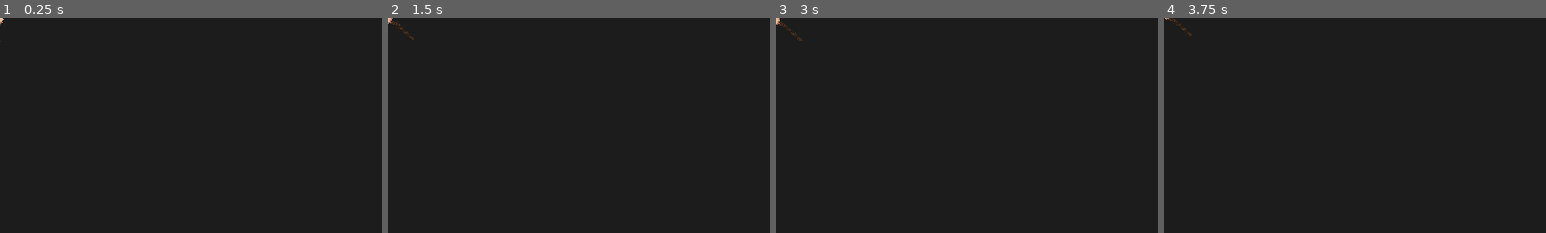
Above: before the commit, frames 1-4 (left to right).
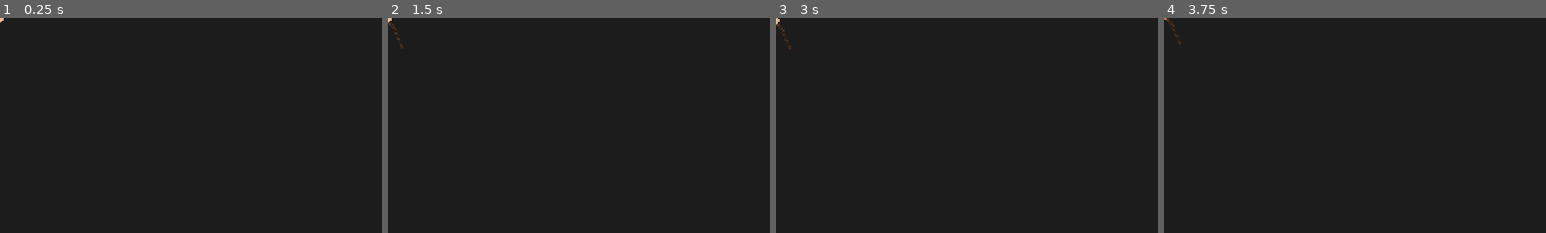
Above: after the commit, the same moments.

Repository: PbssSoftware/Core_Bound
Game: Godot game, scene res://Scenes/Body_parts/magic_weapons/emerald_staff.tscn
The game is run twice, just before and just after one commit, with the same random seed, the same clock (stepped at 60 frames per second) and the same inputs. This scene is started directly instead of the project's main scene. Sound files missing from this copy of the repository are replaced by a short silence.
Inputs (mouse positions are % of the whole screen's width and height, from its top left):
- Up to frame 1 (0.25 s): no input
- Up to frame 2 (1.5 s): tap Enter at 0.5 s; move the mouse to (72, 45) at 0.52 s; hold A (A_KEY) 0.53-1.25 s; click (72, 45) at 0.67 s; tap D (D_KEY) at 0.8 s; tap Space at 1.25 s; drag from (30, 55) to (45, 70) at 1.27 s
- Up to frame 3 (3 s): tap Enter at 2 s; move the mouse to (60, 28) at 2.02 s; hold F (F_KEY) 2.03-2.75 s; click (60, 28) at 2.17 s; tap S (S_KEY) at 2.3 s; tap Space at 2.75 s; drag from (45, 70) to (20, 35) at 2.77 s
- Up to frame 4 (3.75 s): tap Enter at 3.5 s; move the mouse to (80, 65) at 3.52 s; hold W (W_KEY) from 3.53 s (still down); click (80, 65) at 3.67 s
The pictures show only the part of the screen within x 0-50%, y 0-50%; the shares and areas given below are measured in that part.

The runs differ from the first frame. In frame 1, less than 0.1% of the frame differs, in the area x 0-1%, y 0-12%; in frame 2, 0.1%, in the area x 0-7%, y 0-15%; in frame 3, 0.1%; in frame 4, 0.1%.

Commit message:
new weapon attack and bug fixes
managed a better way to make fluid animations for both arms using a pivot technique to make weapon hits and several other bugs from game UI conflicting with eachother and animation fixes, also made the attack for the beginner melee rusty knife

Diff:
--- a/Scenes/Body_parts/magic_weapons/emerald_staff.tscn
+++ b/Scenes/Body_parts/magic_weapons/emerald_staff.tscn
@@ -11,7 +11,7 @@
 script = ExtResource("2_eoavr")
 skill_speed = 200
 skill_cooldown = 1.0
-skill_dmg = 2.0
+skill_dmg = 200.0
 skill_hp = 0
 skill_knockback = 0.0
 skill_level = 1
@@ -183,7 +183,7 @@
 tracks/0/type = "value"
 tracks/0/imported = false
 tracks/0/enabled = true
-tracks/0/path = NodePath("weapon_sprite:position")
+tracks/0/path = NodePath("pivot/weapon_sprite:position")
 tracks/0/interp = 1
 tracks/0/loop_wrap = true
 tracks/0/keys = {
@@ -195,7 +195,7 @@
 tracks/1/type = "value"
 tracks/1/imported = false
 tracks/1/enabled = true
-tracks/1/path = NodePath("weapon_sprite/glow_detail:visible")
+tracks/1/path = NodePath("pivot/weapon_sprite/glow_detail:visible")
 tracks/1/interp = 1
 tracks/1/loop_wrap = true
 tracks/1/keys = {
@@ -207,7 +207,7 @@
 tracks/2/type = "value"
 tracks/2/imported = false
 tracks/2/enabled = true
-tracks/2/path = NodePath("weapon_sprite/GPUParticles2D:emitting")
+tracks/2/path = NodePath("pivot/weapon_sprite/GPUParticles2D:emitting")
 tracks/2/interp = 1
 tracks/2/loop_wrap = true
 tracks/2/keys = {
@@ -219,7 +219,7 @@
 tracks/3/type = "value"
 tracks/3/imported = false
 tracks/3/enabled = true
-tracks/3/path = NodePath("weapon_sprite/glow_detail:self_modulate")
+tracks/3/path = NodePath("pivot/weapon_sprite/glow_detail:self_modulate")
 tracks/3/interp = 1
 tracks/3/loop_wrap = true
 tracks/3/keys = {
@@ -234,7 +234,7 @@
 tracks/0/type = "value"
 tracks/0/imported = false
 tracks/0/enabled = true
-tracks/0/path = NodePath("weapon_sprite:position")
+tracks/0/path = NodePath("pivot/weapon_sprite:position")
 tracks/0/interp = 1
 tracks/0/loop_wrap = true
 tracks/0/keys = {
@@ -246,7 +246,7 @@
 tracks/1/type = "value"
 tracks/1/imported = false
 tracks/1/enabled = true
-tracks/1/path = NodePath("weapon_sprite/glow_detail:visible")
+tracks/1/path = NodePath("pivot/weapon_sprite/glow_detail:visible")
 tracks/1/interp = 1
 tracks/1/loop_wrap = true
 tracks/1/keys = {
@@ -258,7 +258,7 @@
 tracks/2/type = "value"
 tracks/2/imported = false
 tracks/2/enabled = true
-tracks/2/path = NodePath("weapon_sprite/GPUParticles2D:emitting")
+tracks/2/path = NodePath("pivot/weapon_sprite/GPUParticles2D:emitting")
 tracks/2/interp = 1
 tracks/2/loop_wrap = true
 tracks/2/keys = {
@@ -270,7 +270,7 @@
 tracks/3/type = "value"
 tracks/3/imported = false
 tracks/3/enabled = true
-tracks/3/path = NodePath("weapon_sprite/glow_detail:self_modulate")
+tracks/3/path = NodePath("pivot/weapon_sprite/glow_detail:self_modulate")
 tracks/3/interp = 1
 tracks/3/loop_wrap = true
 tracks/3/keys = {
@@ -306,22 +306,23 @@
 core_scaling_type = "mage_core"
 attack_scene = ExtResource("2_cbh1a")
 
-[node name="weapon_sprite" type="Sprite2D" parent="."]
+[node name="pivot" type="Marker2D" parent="."]
+
+[node name="weapon_sprite" type="Sprite2D" parent="pivot"]
 z_index = -3
-rotation = -0.436332
 scale = Vector2(3, 3)
 texture = ExtResource("2_he6i1")
 
-[node name="hand_sprite" type="Sprite2D" parent="weapon_sprite"]
+[node name="hand_sprite" type="Sprite2D" parent="pivot/weapon_sprite"]
 scale = Vector2(0.8, 0.8)
 texture = ExtResource("3_ldigu")
 
-[node name="glow_detail" type="Sprite2D" parent="weapon_sprite"]
+[node name="glow_detail" type="Sprite2D" parent="pivot/weapon_sprite"]
 visible = false
-position = Vector2(5.502, -16.482)
+position = Vector2(5.5, -16.5)
 texture = ExtResource("4_7fy01")
 
-[node name="GPUParticles2D" type="GPUParticles2D" parent="weapon_sprite"]
+[node name="GPUParticles2D" type="GPUParticles2D" parent="pivot/weapon_sprite"]
 material = SubResource("CanvasItemMaterial_j5y2l")
 position = Vector2(5.33333, -16.3333)
 rotation = 0.459022
@@ -330,12 +331,12 @@
 process_material = SubResource("ParticleProcessMaterial_xtk2b")
 local_coords = true
 
-[node name="skill_spwn_loc" type="Marker2D" parent="weapon_sprite"]
+[node name="skill_spwn_loc" type="Marker2D" parent="pivot/weapon_sprite"]
 unique_name_in_owner = true
 position = Vector2(5.33333, -16.3333)
 scale = Vector2(0.333333, 0.333333)
 
-[node name="walk_anim" type="AnimationPlayer" parent="weapon_sprite"]
+[node name="walk_anim" type="AnimationPlayer" parent="pivot/weapon_sprite"]
 libraries = {
 "": SubResource("AnimationLibrary_vje3n")
 }
--- a/Scenes/Body_parts/melee_weapons/rusty_knife.tscn
+++ b/Scenes/Body_parts/melee_weapons/rusty_knife.tscn
@@ -1,13 +1,202 @@
-[gd_scene load_steps=2 format=3 uid="uid://cmbcn26w80fj4"]
+[gd_scene load_steps=15 format=3 uid="uid://cmbcn26w80fj4"]
 
 [ext_resource type="Script" path="res://Scripts/weapons_script/rusty_knife.gd" id="1_eehcg"]
+[ext_resource type="Script" path="res://Resources/Scripts/Body_part_upgrade.gd" id="2_spggr"]
+[ext_resource type="Texture2D" uid="uid://bkih3tsf85apm" path="res://Sprites/Body_parts_anims/weapons/melee_weapons/rusty_knife.png" id="2_y74x4"]
+[ext_resource type="Texture2D" uid="uid://57hukcpmwi1s" path="res://Sprites/Body_parts_anims/hands/l_hand.png" id="3_irwy2"]
+
+[sub_resource type="Resource" id="Resource_m5rle"]
+script = ExtResource("2_spggr")
+skill_speed = 100
+skill_cooldown = 1.0
+skill_dmg = 999.0
+skill_hp = 0
+skill_knockback = 0.0
+skill_level = 1
+hp_modifier = 0
+defense_modifier = 0
+skill_crit_chance = 0.5
+speed_modifier = 0
+
+[sub_resource type="RectangleShape2D" id="RectangleShape2D_jcyty"]
+size = Vector2(6.33333, 24.6667)
+
+[sub_resource type="Animation" id="Animation_m3dow"]
+resource_name = "idle"
+length = 1.5
+tracks/0/type = "value"
+tracks/0/imported = false
+tracks/0/enabled = true
+tracks/0/path = NodePath(".:position")
+tracks/0/interp = 1
+tracks/0/loop_wrap = true
+tracks/0/keys = {
+"times": PackedFloat32Array(0, 0.8, 1.5),
+"transitions": PackedFloat32Array(-0.5, -0.5, 1),
+"update": 0,
+"values": [Vector2(0, 0), Vector2(0, 10), Vector2(0, 0)]
+}
+
+[sub_resource type="Animation" id="Animation_q25yg"]
+resource_name = "run"
+length = 0.8
+tracks/0/type = "value"
+tracks/0/imported = false
+tracks/0/enabled = true
+tracks/0/path = NodePath(".:position")
+tracks/0/interp = 1
+tracks/0/loop_wrap = true
+tracks/0/keys = {
+"times": PackedFloat32Array(0, 0.2, 0.4, 0.6, 0.8),
+"transitions": PackedFloat32Array(-0.5, -0.5, -0.5, -0.5, 1),
+"update": 0,
+"values": [Vector2(0, 0), Vector2(5, -5), Vector2(0, 0), Vector2(-5, -5), Vector2(0, 0)]
+}
+
+[sub_resource type="AnimationLibrary" id="AnimationLibrary_yp4ek"]
+_data = {
+"idle": SubResource("Animation_m3dow"),
+"run": SubResource("Animation_q25yg")
+}
+
+[sub_resource type="CircleShape2D" id="CircleShape2D_sor7d"]
+radius = 299.167
+
+[sub_resource type="Animation" id="Animation_4jut0"]
+resource_name = "attack"
+tracks/0/type = "value"
+tracks/0/imported = false
+tracks/0/enabled = true
+tracks/0/path = NodePath("pivot/weapon_sprite:position")
+tracks/0/interp = 1
+tracks/0/loop_wrap = true
+tracks/0/keys = {
+"times": PackedFloat32Array(0, 0.1, 0.2, 0.9),
+"transitions": PackedFloat32Array(0.5, 2, 0.5, 1),
+"update": 0,
+"values": [Vector2(0, 0), Vector2(-12, 0), Vector2(120, 0), Vector2(0, 0)]
+}
+tracks/1/type = "method"
+tracks/1/imported = false
+tracks/1/enabled = true
+tracks/1/path = NodePath(".")
+tracks/1/interp = 1
+tracks/1/loop_wrap = true
+tracks/1/keys = {
+"times": PackedFloat32Array(0),
+"transitions": PackedFloat32Array(1),
+"values": [{
+"args": [],
+"method": &"knife_stab"
+}]
+}
+tracks/2/type = "value"
+tracks/2/imported = false
+tracks/2/enabled = true
+tracks/2/path = NodePath("pivot/weapon_sprite:rotation")
+tracks/2/interp = 1
+tracks/2/loop_wrap = true
+tracks/2/keys = {
+"times": PackedFloat32Array(0, 0.1, 0.9, 1),
+"transitions": PackedFloat32Array(1, 1, 1, 1),
+"update": 0,
+"values": [0.0, 1.5708, 1.5708, 0.0]
+}
+
+[sub_resource type="Animation" id="Animation_f56va"]
+length = 0.001
+tracks/0/type = "value"
+tracks/0/imported = false
+tracks/0/enabled = true
+tracks/0/path = NodePath("pivot/weapon_sprite:position")
+tracks/0/interp = 1
+tracks/0/loop_wrap = true
+tracks/0/keys = {
+"times": PackedFloat32Array(0),
+"transitions": PackedFloat32Array(1),
+"update": 0,
+"values": [Vector2(0, 0)]
+}
+tracks/1/type = "value"
+tracks/1/imported = false
+tracks/1/enabled = true
+tracks/1/path = NodePath("pivot/weapon_sprite:rotation")
+tracks/1/interp = 1
+tracks/1/loop_wrap = true
+tracks/1/keys = {
+"times": PackedFloat32Array(0),
+"transitions": PackedFloat32Array(1),
+"update": 0,
+"values": [0.0]
+}
+
+[sub_resource type="AnimationLibrary" id="AnimationLibrary_mwmbq"]
+_data = {
+"RESET": SubResource("Animation_f56va"),
+"attack": SubResource("Animation_4jut0")
+}
+
+[sub_resource type="CircleShape2D" id="CircleShape2D_orkv6"]
+radius = 173.0
 
 [node name="rusty_knife" type="Node2D"]
 script = ExtResource("1_eehcg")
-
-[node name="weapon_sprite" type="Sprite2D" parent="."]
-
-[node name="hand_sprite" type="Sprite2D" parent="weapon_sprite"]
+level_upgrader = Array[ExtResource("2_spggr")]([SubResource("Resource_m5rle")])
+part_name = "Rusty Knife"
+
+[node name="pivot" type="Marker2D" parent="."]
+
+[node name="weapon_sprite" type="Sprite2D" parent="pivot"]
+scale = Vector2(3, 3)
+texture = ExtResource("2_y74x4")
+offset = Vector2(0, -6)
+
+[node name="hand_sprite" type="Sprite2D" parent="pivot/weapon_sprite"]
+scale = Vector2(0.8, 0.8)
+texture = ExtResource("3_irwy2")
+
+[node name="hitbox_area" type="Area2D" parent="pivot/weapon_sprite"]
+visible = false
+position = Vector2(0, -6.33333)
+collision_mask = 2
+
+[node name="CollisionShape2D" type="CollisionShape2D" parent="pivot/weapon_sprite/hitbox_area"]
+position = Vector2(-0.166667, -2.33333)
+shape = SubResource("RectangleShape2D_jcyty")
+debug_color = Color(0.984314, 0.0431373, 0.298039, 0.419608)
+
+[node name="walk_anim" type="AnimationPlayer" parent="pivot/weapon_sprite"]
+libraries = {
+"": SubResource("AnimationLibrary_yp4ek")
+}
 
 [node name="skill_spwn_loc" type="Marker2D" parent="."]
 unique_name_in_owner = true
+
+[node name="detection_area" type="Area2D" parent="."]
+visible = false
+collision_mask = 2
+
+[node name="CollisionShape2D" type="CollisionShape2D" parent="detection_area"]
+shape = SubResource("CircleShape2D_sor7d")
+
+[node name="attack_anim" type="AnimationPlayer" parent="."]
+libraries = {
+"": SubResource("AnimationLibrary_mwmbq")
+}
+
+[node name="attack_cd" type="Timer" parent="."]
+
+[node name="range_area" type="Area2D" parent="."]
+visible = false
+position = Vector2(0, -19)
+collision_mask = 2
+
+[node name="CollisionShape2D" type="CollisionShape2D" parent="range_area"]
+shape = SubResource("CircleShape2D_orkv6")
+
+[connection signal="body_entered" from="pivot/weapon_sprite/hitbox_area" to="." method="_on_hitbox_area_body_entered"]
+[connection signal="body_entered" from="detection_area" to="." method="_on_detection_area_body_entered"]
+[connection signal="body_exited" from="detection_area" to="." method="_on_detection_area_body_exited"]
+[connection signal="timeout" from="attack_cd" to="." method="_on_attack_cd_timeout"]
+[connection signal="body_entered" from="range_area" to="." method="_on_range_area_body_entered"]
--- a/Scenes/blacksmith.tscn
+++ b/Scenes/blacksmith.tscn
@@ -15,8 +15,8 @@
 [sub_resource type="RectangleShape2D" id="RectangleShape2D_jns54"]
 size = Vector2(64, 64)
 
-[sub_resource type="RectangleShape2D" id="RectangleShape2D_c3hpq"]
-size = Vector2(142, 45)
+[sub_resource type="CircleShape2D" id="CircleShape2D_gprya"]
+radius = 90.0
 
 [sub_resource type="CanvasItemMaterial" id="CanvasItemMaterial_4wtj4"]
 light_mode = 1
@@ -57,8 +57,7 @@
 [node name="blacksmith_area" type="Area2D" parent="."]
 
 [node name="CollisionShape2D" type="CollisionShape2D" parent="blacksmith_area"]
-position = Vector2(0, 65)
-shape = SubResource("RectangleShape2D_c3hpq")
+shape = SubResource("CircleShape2D_gprya")
 
 [node name="window_pos" type="Marker2D" parent="."]
 position = Vector2(0, -151)
--- a/Scenes/player.tscn
+++ b/Scenes/player.tscn
@@ -832,58 +832,6 @@
 [sub_resource type="Animation" id="Animation_d4j13"]
 length = 0.001
 
-[sub_resource type="Animation" id="Animation_r7iil"]
-resource_name = "boss_bar"
-length = 0.4
-tracks/0/type = "value"
-tracks/0/imported = false
-tracks/0/enabled = true
-tracks/0/path = NodePath("boss_progress_bar:modulate")
-tracks/0/interp = 1
-tracks/0/loop_wrap = true
-tracks/0/keys = {
-"times": PackedFloat32Array(0, 0.4),
-"transitions": PackedFloat32Array(1, 1),
-"update": 0,
-"values": [Color(1, 1, 1, 0), Color(1, 1, 1, 1)]
-}
-tracks/1/type = "value"
-tracks/1/imported = false
-tracks/1/enabled = true
-tracks/1/path = NodePath("wave_count_label:modulate")
-tracks/1/interp = 1
-tracks/1/loop_wrap = true
-tracks/1/keys = {
-"times": PackedFloat32Array(0, 0.4),
-"transitions": PackedFloat32Array(1, 1),
-"update": 0,
-"values": [Color(1, 1, 1, 0), Color(1, 1, 1, 1)]
-}
-tracks/2/type = "value"
-tracks/2/imported = false
-tracks/2/enabled = true
-tracks/2/path = NodePath("mobs_left_label:modulate")
-tracks/2/interp = 1
-tracks/2/loop_wrap = true
-tracks/2/keys = {
-"times": PackedFloat32Array(0, 0.4),
-"transitions": PackedFloat32Array(1, 1),
-"update": 0,
-"values": [Color(1, 1, 1, 0), Color(1, 1, 1, 1)]
-}
-tracks/3/type = "value"
-tracks/3/imported = false
-tracks/3/enabled = true
-tracks/3/path = NodePath("wave_cooldown_label:modulate")
-tracks/3/interp = 1
-tracks/3/loop_wrap = true
-tracks/3/keys = {
-"times": PackedFloat32Array(0, 0.4),
-"transitions": PackedFloat32Array(1, 1),
-"update": 0,
-"values": [Color(1, 1, 1, 0), Color(1, 1, 1, 1)]
-}
-
 [sub_resource type="Animation" id="Animation_arstu"]
 resource_name = "input_tab"
 length = 0.3
@@ -948,8 +896,71 @@
 "values": [Color(1, 1, 1, 0), Color(1, 1, 1, 1)]
 }
 
-[sub_resource type="Animation" id="Animation_ksxb0"]
-resource_name = "upgrade_window"
+[sub_resource type="AnimationLibrary" id="AnimationLibrary_rgenb"]
+_data = {
+"RESET": SubResource("Animation_d4j13"),
+"input_tab": SubResource("Animation_arstu")
+}
+
+[sub_resource type="Animation" id="Animation_q30bc"]
+resource_name = "boss_bar"
+length = 0.4
+tracks/0/type = "value"
+tracks/0/imported = false
+tracks/0/enabled = true
+tracks/0/path = NodePath("boss_progress_bar:modulate")
+tracks/0/interp = 1
+tracks/0/loop_wrap = true
+tracks/0/keys = {
+"times": PackedFloat32Array(0, 0.4),
+"transitions": PackedFloat32Array(1, 1),
+"update": 0,
+"values": [Color(1, 1, 1, 0), Color(1, 1, 1, 1)]
+}
+tracks/1/type = "value"
+tracks/1/imported = false
+tracks/1/enabled = true
+tracks/1/path = NodePath("wave_count_label:modulate")
+tracks/1/interp = 1
+tracks/1/loop_wrap = true
+tracks/1/keys = {
+"times": PackedFloat32Array(0, 0.4),
+"transitions": PackedFloat32Array(1, 1),
+"update": 0,
+"values": [Color(1, 1, 1, 0), Color(1, 1, 1, 1)]
+}
+tracks/2/type = "value"
+tracks/2/imported = false
+tracks/2/enabled = true
+tracks/2/path = NodePath("mobs_left_label:modulate")
+tracks/2/interp = 1
+tracks/2/loop_wrap = true
+tracks/2/keys = {
+"times": PackedFloat32Array(0, 0.4),
+"transitions": PackedFloat32Array(1, 1),
+"update": 0,
+"values": [Color(1, 1, 1, 0), Color(1, 1, 1, 1)]
+}
+tracks/3/type = "value"
+tracks/3/imported = false
+tracks/3/enabled = true
+tracks/3/path = NodePath("wave_cooldown_label:modulate")
+tracks/3/interp = 1
+tracks/3/loop_wrap = true
+tracks/3/keys = {
+"times": PackedFloat32Array(0, 0.4),
+"transitions": PackedFloat32Array(1, 1),
+"update": 0,
+"values": [Color(1, 1, 1, 0), Color(1, 1, 1, 1)]
+}
+
+[sub_resource type="AnimationLibrary" id="AnimationLibrary_1srm0"]
+_data = {
+"boss_bar": SubResource("Animation_q30bc")
+}
+
+[sub_resource type="Animation" id="Animation_sq6u5"]
+resource_name = "anvil_gui_show"
 length = 0.4
 tracks/0/type = "value"
 tracks/0/imported = false
@@ -976,12 +987,9 @@
 "values": [false, true]
 }
 
-[sub_resource type="AnimationLibrary" id="AnimationLibrary_rgenb"]
+[sub_resource type="AnimationLibrary" id="AnimationLibrary_2cnd5"]
 _data = {
-"RESET": SubResource("Animation_d4j13"),
-"boss_bar": SubResource("Animation_r7iil"),
-"input_tab": SubResource("Animation_arstu"),
-"upgrade_window": SubResource("Animation_ksxb0")
+"anvil_gui_show": SubResource("Animation_sq6u5")
 }
 
 [sub_resource type="FastNoiseLite" id="FastNoiseLite_lb14r"]
@@ -1893,6 +1901,16 @@
 "": SubResource("AnimationLibrary_rgenb")
 }
 
+[node name="boss_bar_gui_anim" type="AnimationPlayer" parent="GUILayer/GUI"]
+libraries = {
+"": SubResource("AnimationLibrary_1srm0")
+}
+
+[node name="screen_anvil_anim" type="AnimationPlayer" parent="GUILayer/GUI"]
+libraries = {
+"": SubResource("AnimationLibrary_2cnd5")
+}
+
 [node name="anvil" type="Control" parent="GUILayer/GUI"]
 modulate = Color(1, 1, 1, 0)
 layout_mode = 1
--- a/Scenes/world.tscn
+++ b/Scenes/world.tscn
@@ -129,17 +129,15 @@
 
 [node name="DroppedItem" parent="." instance=ExtResource("4_u1ep2")]
 position = Vector2(1126, 1213)
-ID = "2"
+ID = "15"
 part_level = 1
 
 [node name="DroppedItem5" parent="." instance=ExtResource("4_u1ep2")]
 position = Vector2(1300, 1217)
-ID = "1"
 part_level = 1
 
 [node name="DroppedItem7" parent="." instance=ExtResource("4_u1ep2")]
 position = Vector2(1212, 1215)
-ID = "3"
 part_level = 1
 
 [node name="blacksmith" parent="." instance=ExtResource("6_jvmte")]
--- a/Scripts/GUI.gd
+++ b/Scripts/GUI.gd
@@ -37,7 +37,7 @@
 func manage_boss_bar():
 	boss_bar.value = Global.mobs_killed
 	if Global.waves_started and !anim_finished:
-		animationPlayer.play("boss_bar")
+		$boss_bar_gui_anim.play("boss_bar")
 		anim_finished = true
 
 #func _physics_process(delta):
--- a/Scripts/ItemData.gd
+++ b/Scripts/ItemData.gd
@@ -20,15 +20,15 @@
 
 var content = {
 	"0": {
-		"item_name" : "regular_arms",
-		"scene" : "res://Scenes/Body_parts/Arms/regular_arms.tscn",
+		"item_name" : "rusty_knife",
+		"scene" : "res://Scenes/Body_parts/melee_weapons/rusty_knife.tscn",
 		"slot_type" : 4,
-		"texture" : "/parts_icons/regular_arms.png",
-		"displayname" : "Regular Arms",
-		"details" : "A pair of fists that can punch",
-		"part_level" : 1,
-		"drop_loc" : "forest",
-		"core_scaling" : "warrior_core",
+		"texture" : "/parts_icons/rusty_knife.png",
+		"displayname" : "Rusty Knife",
+		"details" : "A almost useless rusty knife",
+		"part_level" : 1,
+		"drop_loc" : "forest",
+		"core_scaling" : "",
 		"is_two_handed" : false
 	},
 	"1": {
--- a/Scripts/active_slot.gd
+++ b/Scripts/active_slot.gd
@@ -11,8 +11,6 @@
 	# Ensure the data is valid and not already filled
 	if not (data is TextureRect and filled == false):
 		return false
-
-
 	# Check if the slot type matches or if it's a one-handed weapon for L_ARM or R_ARM
 	if data.slot_type == slot_type:
 		return true
@@ -31,7 +29,7 @@
 func _drop_data(at_position, data):
 	if is_locked:
 		return
-	if data.slot_type == 7 and check_one_handed():
+	if data.is_two_handed and check_one_handed(): #data.slot_type == 7
 		return
 	if data.slot_type == 4 and check_two_handed():
 		return
--- a/Scripts/base_body_scripts/base_body.gd
+++ b/Scripts/base_body_scripts/base_body.gd
@@ -142,7 +142,7 @@
 	else:
 		new_attack.skill_damage = skill_dmg
 #	new_attack.skill_knockback = skill_knockback
-	var random_enemy = get_closest_enemy()#get_random_enemy() (antigo)
+	var random_enemy = get_closest_enemy()        #get_random_enemy() (antigo)
 	new_attack.target = random_enemy
 	new_attack.direction = self.global_position.direction_to(new_attack.target).normalized()#testando, essa porra esta causando crash de alguma forma com o emerald staff, refazer essa bosta
 	is_attacking = true
--- a/Scripts/blacksmith.gd
+++ b/Scripts/blacksmith.gd
@@ -18,16 +18,19 @@
 	if body is Player:
 		on_area = false
 		$AnimationPlayer.play_backwards("show_label")
+		if interacted:
+			player.get_node("GUILayer/GUI/screen_anvil_anim").play_backwards("anvil_gui_show")
+			interacted = false
 
 
 func _input(event):
 	if on_area == true and interacted == false:
 		if event.is_action_pressed("F_KEY"):
 			interacted = true
-			player.get_node("GUILayer/GUI/InvAnim").play("upgrade_window")
-			get_tree().paused = true
+			player.get_node("GUILayer/GUI/screen_anvil_anim").play("anvil_gui_show")
+#			get_tree().paused = true
 	if interacted == true:
 		if event.is_action_pressed("ESC_KEY"):
-			get_tree().paused = false
-			player.get_node("GUILayer/GUI/InvAnim").play_backwards("upgrade_window")
+#			get_tree().paused = false
+			player.get_node("GUILayer/GUI/screen_anvil_anim").play_backwards("anvil_gui_show")
 			interacted = false
--- a/Scripts/regrade_bg_texture.gd
+++ b/Scripts/regrade_bg_texture.gd
@@ -1,7 +1,7 @@
 extends TextureRect
 
 @onready var blacksmith = get_tree().get_first_node_in_group("blacksmith")
-@onready var place = blacksmith.get_node("window_pos")
+#@onready var place = blacksmith.get_node("window_pos")
 @onready var upgrade_slot = $slot
 @onready var texture_rect = upgrade_slot.get_node("TextureRect")
 @onready var anvil_effect = $AnimatedSprite2D
--- a/Scripts/weapons_script/emerald_staff.gd
+++ b/Scripts/weapons_script/emerald_staff.gd
@@ -2,7 +2,7 @@
 class_name emerald_staff
 
 @onready var attack_anim = $attack_anim
-@onready var walk_anim = $weapon_sprite/walk_anim
+@onready var walk_anim = $pivot/weapon_sprite/walk_anim
 
 
 func _process(delta):
@@ -17,16 +17,23 @@
 	else:
 		walk_anim.play("run")
 	if velocity.x > 0:
-		$weapon_sprite.scale.x = 3
-#		$weapon_sprite.flip_h = false
-#		$weapon_sprite/hand_sprite.flip_h = false
-#		$weapon_sprite/glow_detail.flip_h = false
+		$pivot/weapon_sprite.flip_h = false
+		$pivot/weapon_sprite/glow_detail.flip_h = false
+		$pivot/weapon_sprite/glow_detail.position.x = 5.5
+		$pivot/weapon_sprite/GPUParticles2D.position.x = 5.3
+		$pivot/weapon_sprite/skill_spwn_loc.position.x = 5.3
+
+
 
 	if velocity.x < 0:
-		$weapon_sprite.scale.x = -3
-#		$weapon_sprite.flip_h = true
-#		$weapon_sprite/hand_sprite.flip_h = true
-#		$weapon_sprite/glow_detail.flip_h = true
+		$pivot/weapon_sprite.flip_h = true
+		$pivot/weapon_sprite/glow_detail.flip_h = true
+		$pivot/weapon_sprite/glow_detail.position.x = -5.5
+		$pivot/weapon_sprite/GPUParticles2D.position.x = -5.3
+		$pivot/weapon_sprite/skill_spwn_loc.position.x = -5.3
+
+
+
 
 
 
--- a/Scripts/weapons_script/melee_weapon.gd
+++ b/Scripts/weapons_script/melee_weapon.gd
@@ -1,19 +1,2 @@
 extends base_body
 class_name melee_weapon
-
-@onready var hand_spawn = get_parent()
-@onready var weapon_sprite = $weapon_sprite
-
-
-func _ready():
-	pass
-
-
-
-func _process(delta):
-	direction_handle()
-
-
-func direction_handle():
-	pass
-#	print(get_parent().position.x)
--- a/Scripts/weapons_script/rusty_knife.gd
+++ b/Scripts/weapons_script/rusty_knife.gd
@@ -1,2 +1,70 @@
 extends melee_weapon
 class_name rusty_knife
+
+
+@onready var walk_anim : AnimationPlayer = $pivot/weapon_sprite/walk_anim
+@onready var pivot : Marker2D = $pivot
+
+var hit_direction : Vector2
+
+func _process(delta):
+	direction_handle()
+#	var mouse_pos = get_global_mouse_position()
+#	pivot.look_at(mouse_pos)
+
+
+
+func direction_handle():
+	velocity.y = Input.get_action_strength("S_KEY") - Input.get_action_strength("W_KEY")
+	velocity.x = Input.get_action_strength("D_KEY") - Input.get_action_strength("A_KEY")
+
+	if velocity == Vector2.ZERO:
+		walk_anim.play("idle")
+	else:
+		walk_anim.play("run")
+
+	if velocity.x > 0:
+		$pivot/weapon_sprite.flip_h = false
+	if velocity.x < 0:
+		$pivot/weapon_sprite.flip_h = true
+
+
+
+
+func _on_detection_area_body_entered(body):
+	if not enemies_close.has(body):
+		enemies_close.append(body)
+
+
+func _on_detection_area_body_exited(body):
+	if enemies_close.has(body):
+		enemies_close.erase(body)
+
+
+func knife_stab():#
+	var closest_enemy = get_closest_enemy()
+	if closest_enemy != null:
+		pivot.look_at(closest_enemy)
+
+
+
+func _on_hitbox_area_body_entered(body):
+	if body is base_enemy:
+		body.effective_damage(skill_dmg,Global.player_crit_chance)
+		body.dmg_popup()
+		body.knockback += hit_direction * 200
+
+
+func _on_range_area_body_entered(body):
+	if is_attacking:
+		return
+	if body is base_enemy:
+		$range_area.set_deferred("monitoring",false)
+		$attack_anim.play("attack")
+		is_attacking = true
+		$attack_cd.start(skill_cooldown)
+
+
+func _on_attack_cd_timeout():
+	is_attacking = false
+	$range_area.set_deferred("monitoring",true)
Not shown: 1 places in Scenes/player.tscn that only renumber resources
Binary file added: Sprites/Body_parts_anims/parts_icons/rusty_knife.png
Not shown, added: Sprites/Body_parts_anims/parts_icons/rusty_knife.png.import
Binary file added: Sprites/Body_parts_anims/weapons/melee_weapons/rusty_knife.png
Not shown, added: Sprites/Body_parts_anims/weapons/melee_weapons/rusty_knife.png.import
